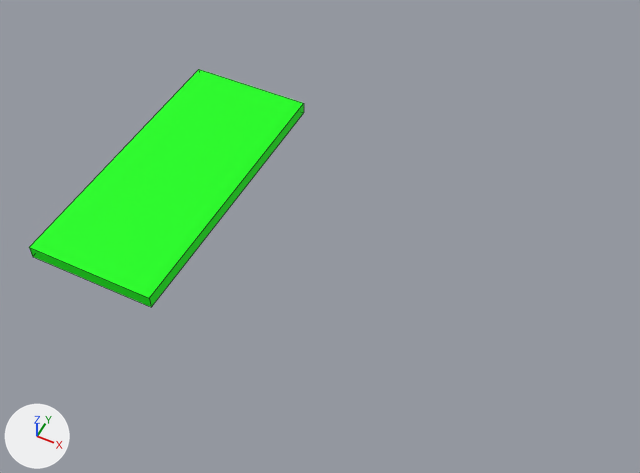
Before and after pictures for a commit that changed the FBX model Content Source/SM_House_StaircaseFloor_01.fbx.
The view is the same before and after, from a 50 mm lens placed at (-3.13, -7.09, 10.44), pointed at (-6.5, -0.36, 2.02). Arrows for +X, +Y and +Z are at lower left; the lights stay in place. Mesh edges are drawn as thin lines. Where no turn or scale is listed for an object, it has been applied to the vertices.

The first picture shows 'SM_House_StaircaseFloor_01'.
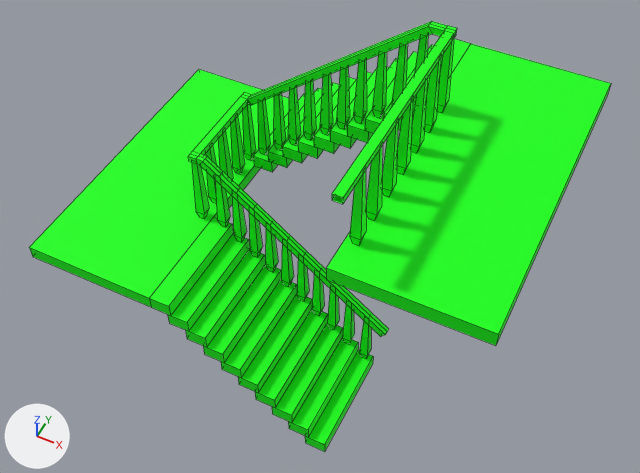
Where the change shows, as pixel boxes (x1, y1, x2, y2) in the pictures (640 x 473 px):
'SM_House_StaircaseFloor_01', reshaped (111% wider, 81% taller): before (29, 69, 304, 307); after (29, 21, 611, 452)
part 1 of me_mesh, added (green): after (326, 44, 611, 346)
part 2 of me_mesh, added: after (412, 39, 471, 119)
part 3 of me_mesh, added: after (383, 45, 434, 130)
part 4 of me_mesh, added (green): after (365, 52, 417, 133)
part 5 of me_mesh, added (green): after (347, 58, 397, 143)
part 6 of me_mesh, added (green): after (330, 67, 389, 148)
part 7 of me_mesh, added (green): after (298, 77, 356, 158)
part 8 of me_mesh, added (green): after (314, 72, 372, 154)
part 9 of me_mesh, added (green): after (282, 82, 339, 163)
part 10 of me_mesh, added (green): after (268, 88, 322, 168)
part 11 of me_mesh, added (green): after (167, 233, 250, 331)
part 12 of me_mesh, added (green): after (185, 249, 265, 347)
part 13 of me_mesh, added (green): after (203, 265, 281, 362)
part 14 of me_mesh, added (green): after (221, 280, 297, 378)
part 15 of me_mesh, added (green): after (255, 309, 328, 408)
part 16 of me_mesh, added (green): after (238, 294, 313, 393)
part 17 of me_mesh, added (green): after (272, 324, 343, 423)
part 18 of me_mesh, added (green): after (288, 338, 358, 437)
part 19 of me_mesh, added (green): after (305, 350, 373, 452)
part 20 of me_mesh, added (green): after (149, 21, 457, 359)

Diff of the bpy script that builds the scene:
```diff
--- a/Content Source/SM_House_StaircaseFloor_01.fbx.py
+++ b/Content Source/SM_House_StaircaseFloor_01.fbx.py
@@ me_mesh @@
-me_mesh.from_pydata(...)  # 8 vertices, 6 faces; spans x -9.82..-7.98, y -2.06..2.06, z 1.67..1.86
+me_mesh.from_pydata(...)  # 618 vertices, 511 faces; spans x -9.82..-3.8, y -2.1..2.06, z 0.0..4.83
+# me_mesh part 1: a new loose piece, a box spanning x -5.58..-3.8, y -2.05..2.06, z 3.53..3.71, in mat_mi_house_floor (green #00ff00)
+# me_mesh part 2: a new loose piece, a box spanning x -5.87..-5.58, y 0.54..2.06, z 3.53..3.71, in mat_mi_house_floor (green #00ff00)
+# me_mesh part 3: a new loose piece, a box spanning x -6.1..-5.81, y 0.54..2.06, z 3.34..3.53, in mat_mi_house_floor (green #00ff00)
+# me_mesh part 4: a new loose piece, a box spanning x -6.34..-6.05, y 0.54..2.06, z 3.16..3.34, in mat_mi_house_floor (green #00ff00)
+# me_mesh part 5: a new loose piece, a box spanning x -6.57..-6.28, y 0.54..2.06, z 2.97..3.16, in mat_mi_house_floor (green #00ff00)
+# me_mesh part 6: a new loose piece, a box spanning x -6.8..-6.52, y 0.54..2.06, z 2.78..2.97, in mat_mi_house_floor (green #00ff00)
+# me_mesh part 7: a new loose piece, a box spanning x -7.27..-6.99, y 0.54..2.06, z 2.41..2.6, in mat_mi_house_floor (green #00ff00)
+# me_mesh part 8: a new loose piece, a box spanning x -7.04..-6.75, y 0.54..2.06, z 2.6..2.78, in mat_mi_house_floor (green #00ff00)
+# me_mesh part 9: a new loose piece, a box spanning x -7.51..-7.22, y 0.54..2.06, z 2.23..2.41, in mat_mi_house_floor (green #00ff00)
+# me_mesh part 10: a new loose piece, a box spanning x -7.74..-7.46, y 0.54..2.06, z 2.04..2.23, in mat_mi_house_floor (green #00ff00)
+# me_mesh part 11: a new loose piece, a box spanning x -7.74..-7.46, y -2.06..-0.54, z 1.49..1.67, in mat_mi_house_floor (green #00ff00)
+# me_mesh part 12: a new loose piece, a box spanning x -7.51..-7.22, y -2.06..-0.54, z 1.3..1.49, in mat_mi_house_floor (green #00ff00)
+# me_mesh part 13: a new loose piece, a box spanning x -7.27..-6.99, y -2.06..-0.54, z 1.11..1.3, in mat_mi_house_floor (green #00ff00)
+# me_mesh part 14: a new loose piece, a box spanning x -7.04..-6.75, y -2.06..-0.54, z 0.93..1.11, in mat_mi_house_floor (green #00ff00)
+# me_mesh part 15: a new loose piece, a box spanning x -6.57..-6.28, y -2.06..-0.54, z 0.56..0.74, in mat_mi_house_floor (green #00ff00)
+# me_mesh part 16: a new loose piece, a box spanning x -6.8..-6.52, y -2.06..-0.54, z 0.74..0.93, in mat_mi_house_floor (green #00ff00)
+# me_mesh part 17: a new loose piece, a box spanning x -6.34..-6.05, y -2.06..-0.54, z 0.37..0.56, in mat_mi_house_floor (green #00ff00)
+# me_mesh part 18: a new loose piece, a box spanning x -6.1..-5.81, y -2.06..-0.54, z 0.19..0.37, in mat_mi_house_floor (green #00ff00)
+# me_mesh part 19: a new loose piece, a box spanning x -5.87..-5.58, y -2.06..-0.54, z 0.0..0.19, in mat_mi_house_floor (green #00ff00)
+# me_mesh part 20: 458 vertices added at x -8.17..-5.39, y -2.1..2.06, z 0.19..4.83
 me_mesh.materials.append(mat_mi_house_floor)
```
